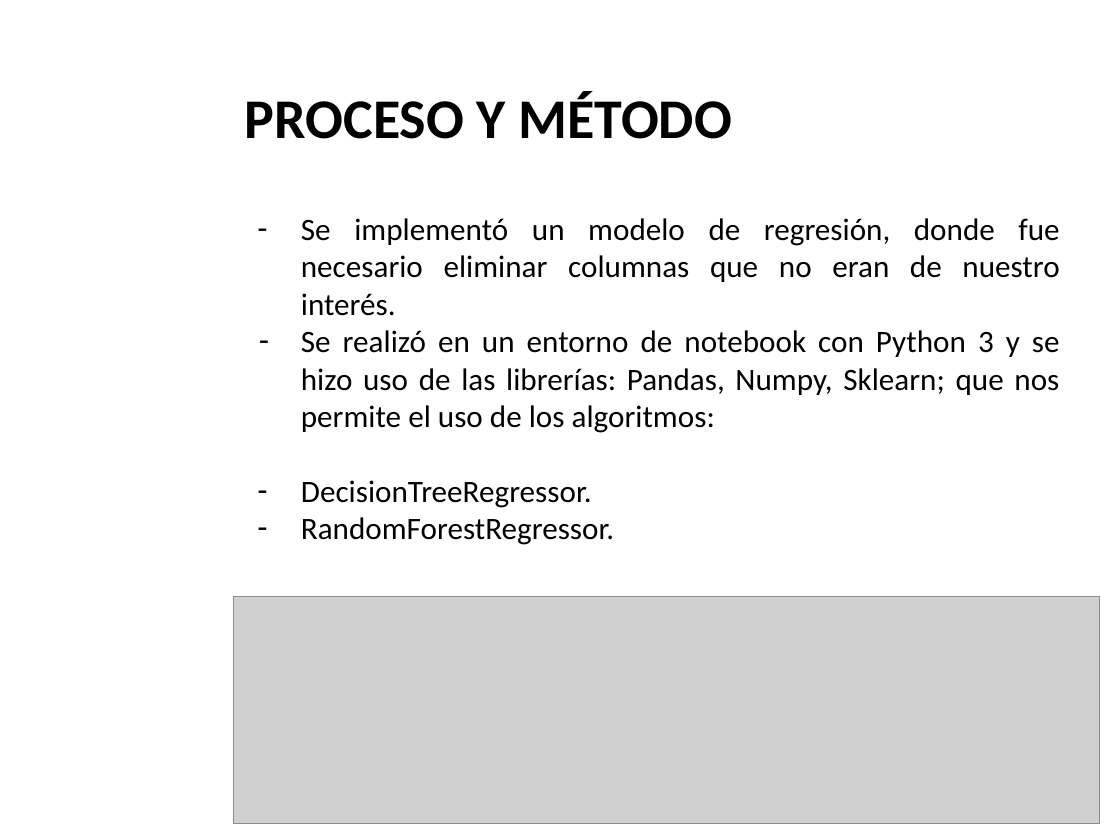
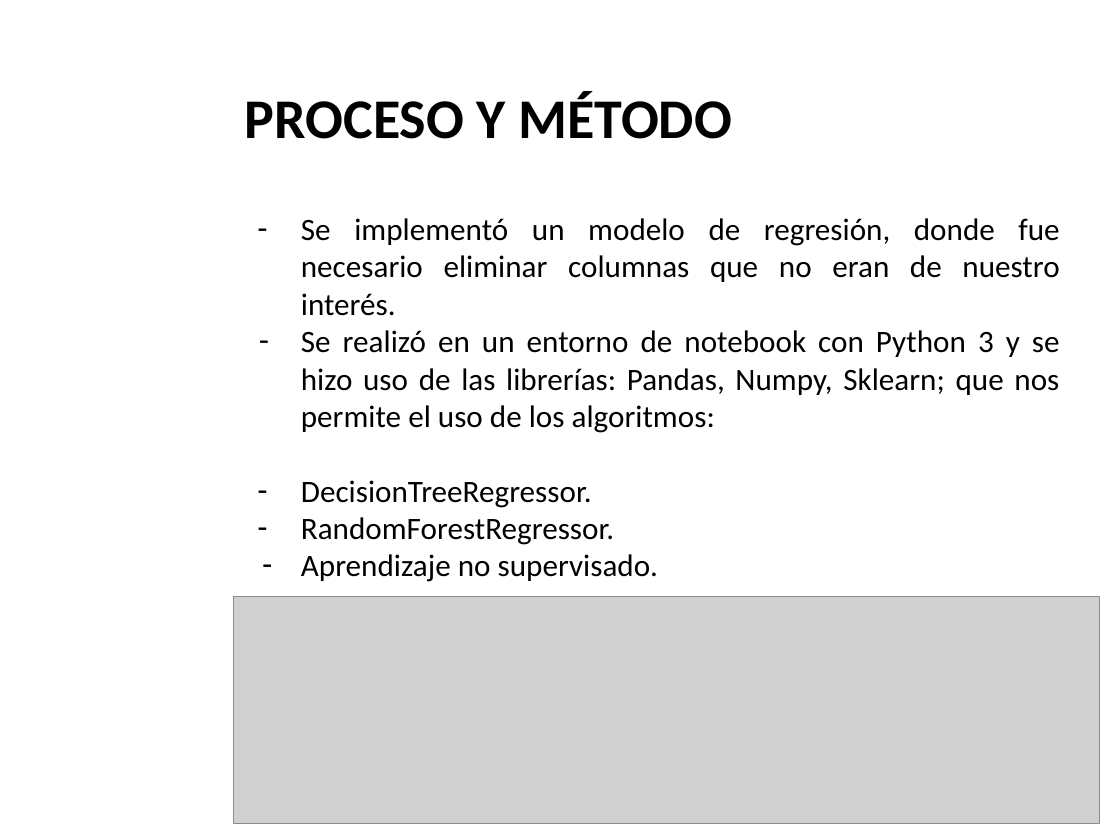
Before and after one commit to VEEB276/Violencia_Dom-stica_Colombia, a slide deck: slide 9 of Presentacion/Proyecto Artificial Violencia Doméstica.pptx. Drawn at 1120x840 pixels with LibreOffice and Linux fonts; fonts in the diff are those of the drawing; grey boxes stand for pictures; background and template pictures are left out. Boxes give left, top, right and bottom in pixels: in the first picture for what was removed or moved away, otherwise in the second. Text is boxed around its words. In the diff, an @@ line names an element or a change of style, - is before the commit and + after.

```diff
--- a/Presentacion/Proyecto Artificial Violencia Doméstica.pptx
+++ b/Presentacion/Proyecto Artificial Violencia Doméstica.pptx
@@ text at (x1=301, y1=554, x2=658, y2=582): paragraph added @@
+– Aprendizaje no supervisado.
```
Also in this commit, not shown: 7 slides added, 1 slide removed, 1 other file.
